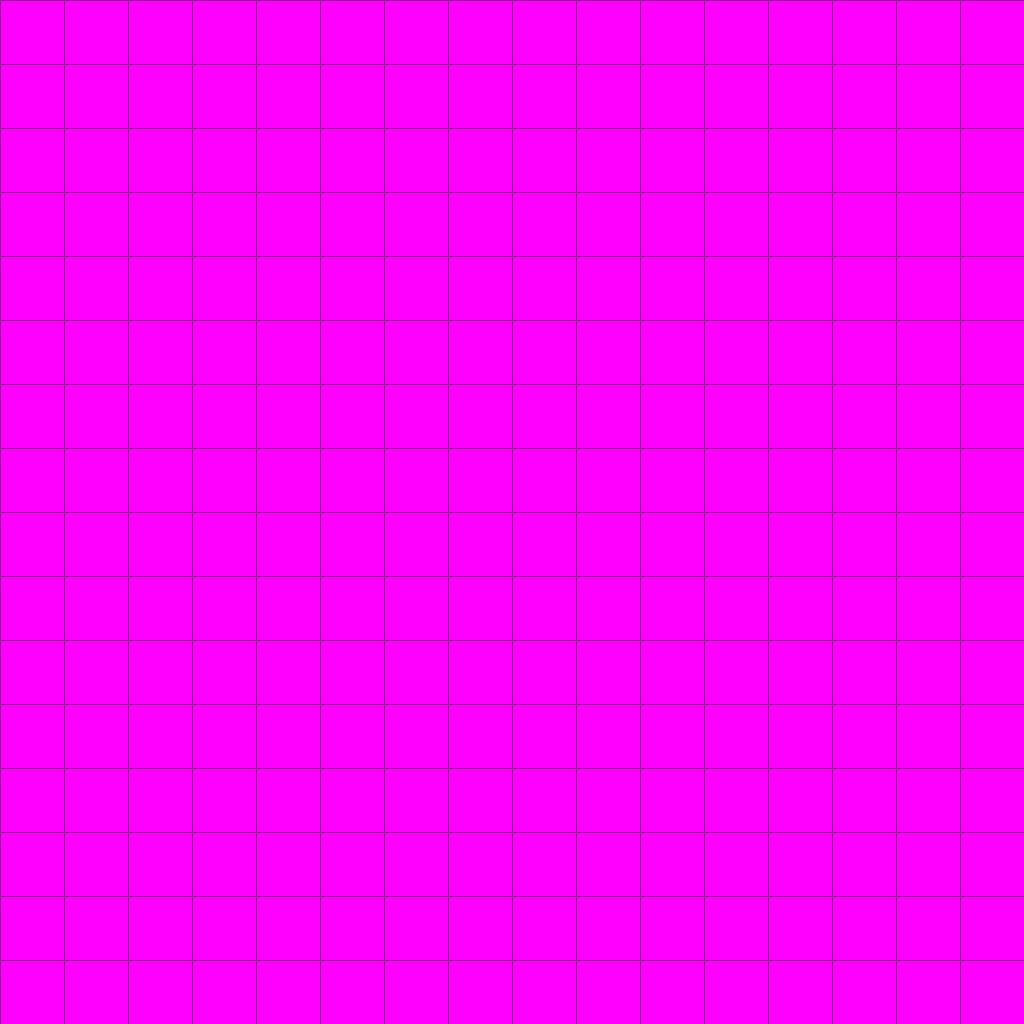
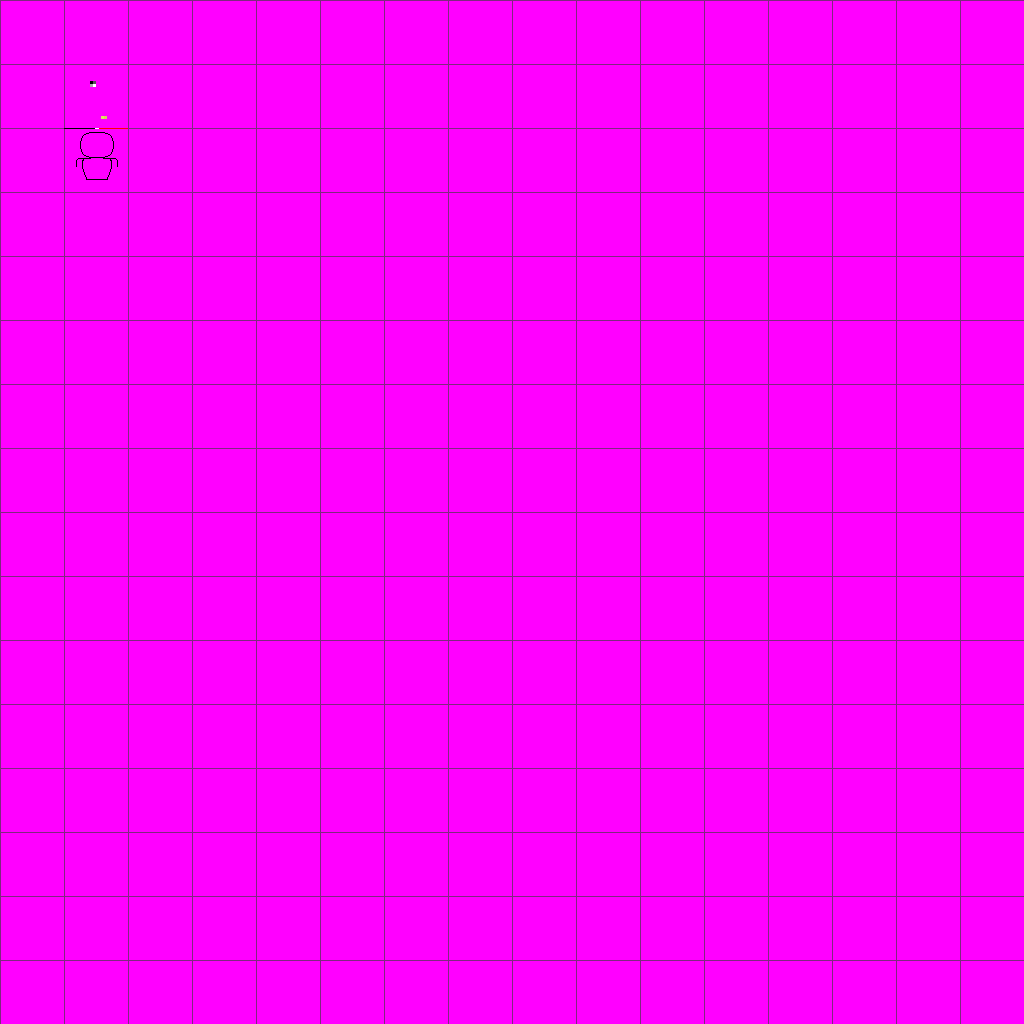
Layered file, before and after one edit (1024 x 1024). Changes by layer:
added layer "Layer 4" above "Layer 3" over [72, 81, 127, 180]
added layer "Layer 3" above "Layer 0" over [64, 128, 128, 133]
